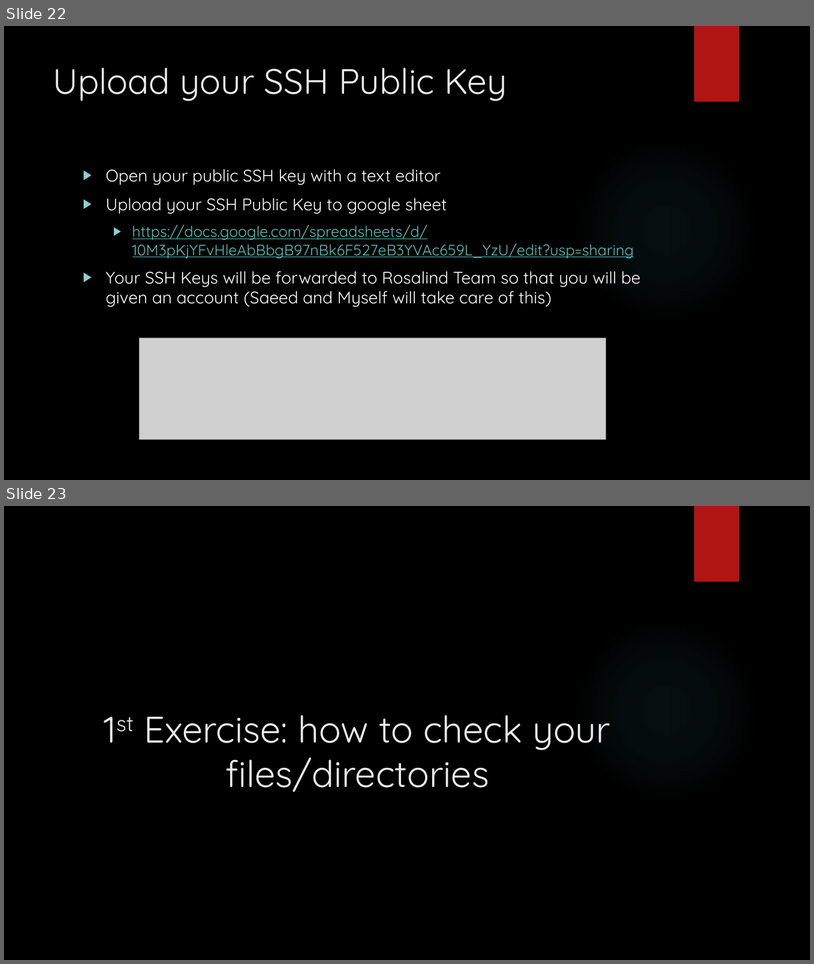
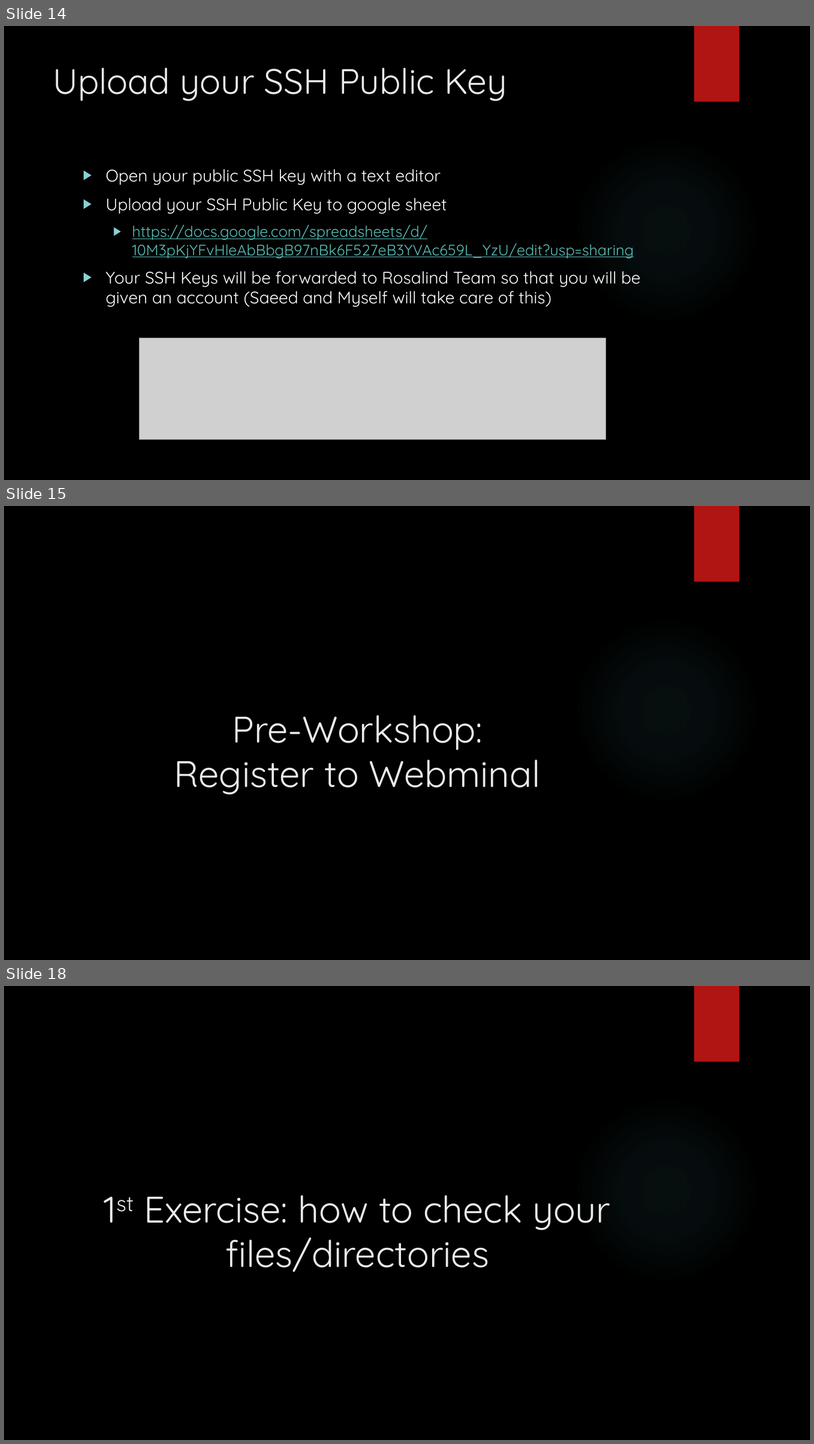
Before and after one commit to muharif/MicrobiomeKCL2020, a slide deck: IntroToLinux.pptx. Shown one above the other, each under a label of ours: slides 22 and 23 before the commit, slides 14, 15 and 18 after it; the slides between them are not shown. The pictures are 814x964 and 814x1444 pixels, drawn with LibreOffice and Linux fonts; fonts in the diff are those of the drawing; grey boxes stand for pictures; background and template pictures are left out. Boxes give left, top, right and bottom in pixels: in the first picture for what was removed or moved away, otherwise in the second. Text is boxed around its words. In the diff, an @@ line names an element or a change of style, - is before the commit and + after.

```diff
--- a/IntroToLinux.pptx
+++ b/IntroToLinux.pptx
@@ slide 15 added at (x1=4, y1=506, x2=810, y2=960), background picture (left out); not listed: 2 template elements that a slide beside it also shows @@
@@ title added at (x1=174, y1=715, x2=540, y2=795), 44 pt, text #EBEBEB @@
+Pre-Workshop:
+Register to Webminal
@@ what was slide 22 is now slide 14 @@
@@ what was slide 23 is now slide 18 @@
```
Also in this commit, not shown: 1 slide changed, 4 other slides added.
